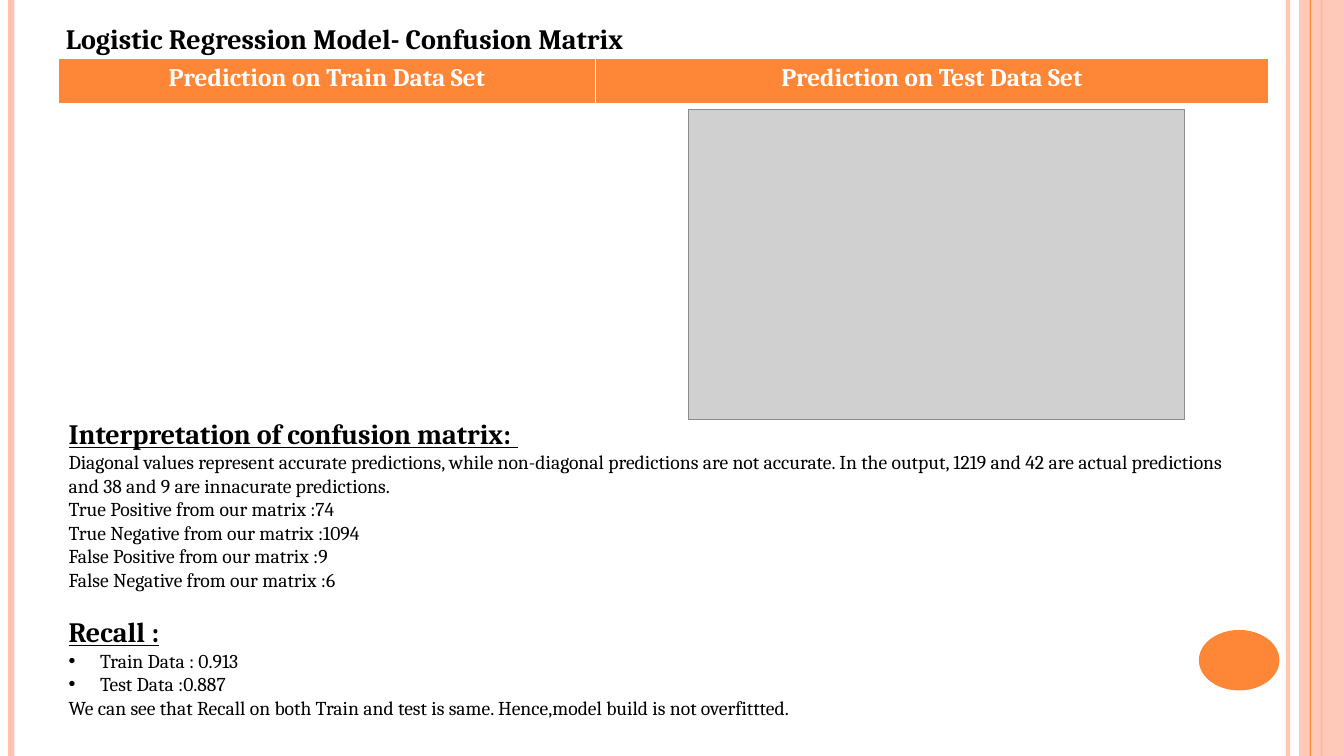
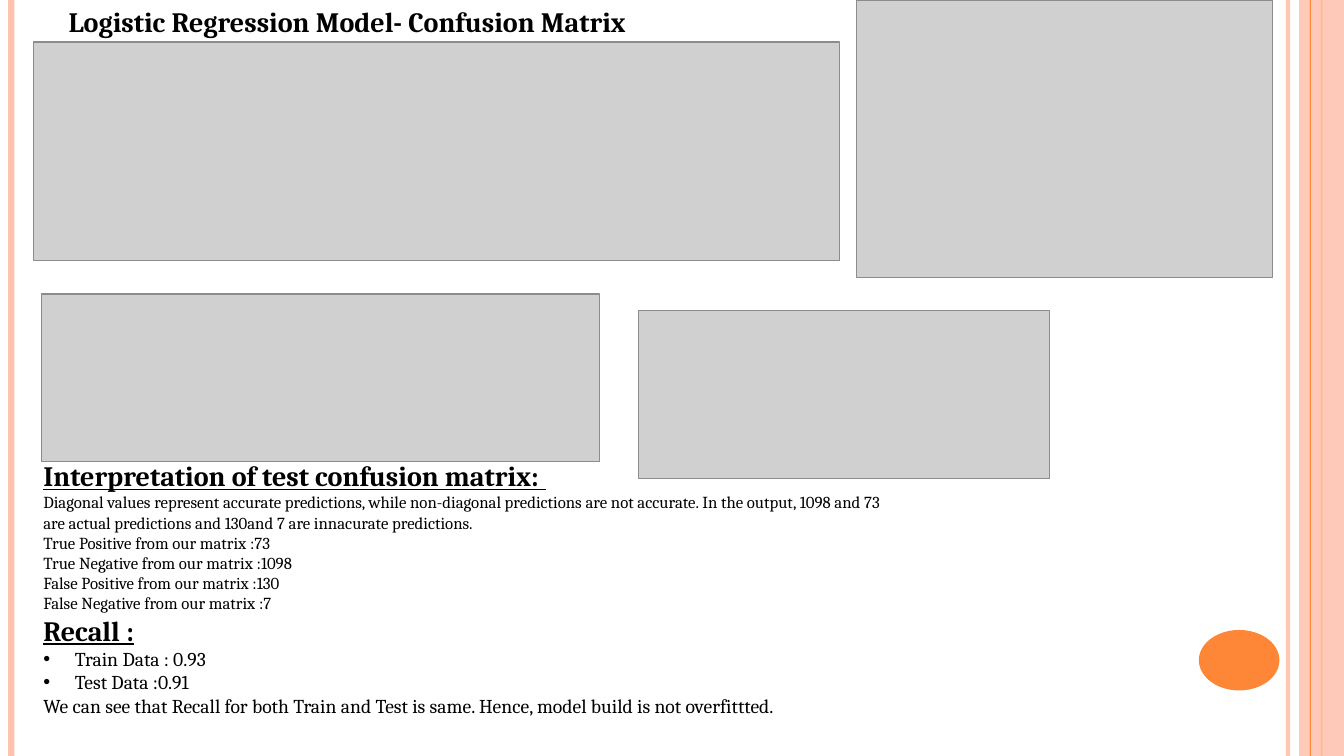
Before and after one commit to sachniv1023/final_project, a slide deck: slide 14 of Personal loan Campaign.pptx. Drawn at 1344x756 pixels with LibreOffice and Linux fonts; fonts in the diff are those of the drawing; grey boxes stand for pictures. Boxes give left, top, right and bottom in pixels: in the first picture for what was removed or moved away, otherwise in the second. Text is boxed around its words. In the diff, an @@ line names an element or a change of style, - is before the commit and + after.

```diff
--- a/Personal loan Campaign.pptx
+++ b/Personal loan Campaign.pptx
@@ text "Logistic Regression Model- Confusion Matrix": place and size @@
-text "Logistic Regression Model- Confusion Matrix" at box(66, 29, 623, 55)
+text "Logistic Regression Model- Confusion Matrix" at box(69, 12, 626, 38)
@@ picture added at box(857, 0, 1272, 277) @@
@@ picture added at box(33, 42, 840, 261) @@
@@ table removed at box(58, 58, 1268, 429), 2 rows, 2 columns @@
-Prediction on Train Data Set | Prediction on Test Data Set
- | 
@@ picture removed at box(689, 109, 1185, 419) @@
@@ picture added at box(41, 294, 599, 463) @@
@@ picture added at box(638, 311, 1050, 479) @@
@@ text "Interpretation of test confusion matrix:": place and size @@
-text "Interpretation of test confusion matrix:" at box(69, 424, 1222, 718)
+text "Interpretation of test confusion matrix:" at box(43, 460, 880, 716)
@@ text at box(43, 460, 880, 613): text changed; size 14 to 12 pt @@
-Interpretation of confusion matrix:
-Diagonal values represent accurate predictions, while non-diagonal predictions are not accurate. In the output, 1219 and 42 are actual predictions and 38 and 9 are innacurate predictions.
-True Positive from our matrix :74
-True Negative from our matrix :1094
-False Positive from our matrix :9
-False Negative from our matrix :6
+Interpretation of test confusion matrix:
+Diagonal values represent accurate predictions, while non-diagonal predictions are not accurate. In the output, 1098 and 73 are actual predictions and 130and 7 are innacurate predictions.
+True Positive from our matrix :73
+True Negative from our matrix :1098
+False Positive from our matrix :130
+False Negative from our matrix :7
@@ text at box(43, 653, 774, 716): text changed @@
-• Train Data : 0.913
-• Test Data :0.887
-We can see that Recall on both Train and test is same. Hence,model build is not overfittted.
+• Train Data : 0.93
+• Test Data :0.91
+We can see that Recall for both Train and Test is same. Hence, model build is not overfittted.
```
Also in this commit, not shown: 4 other slides changed, 8 slides added, 2 slides removed, 1 other file.
